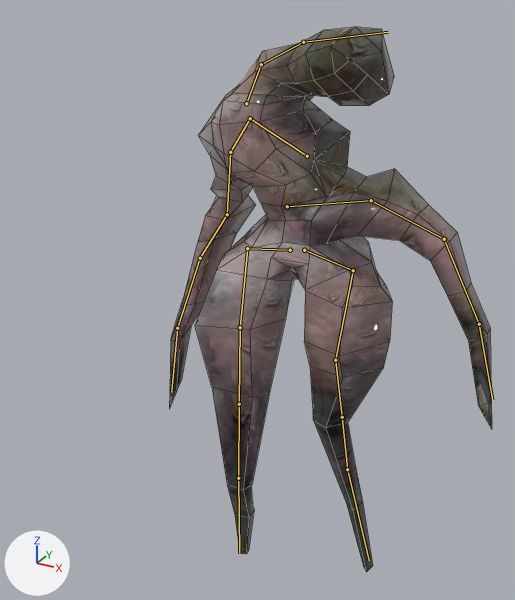
The FBX model Assets/Models/Mold Man.fbx: old version first, new version second.
Before and after are seen from a 50 mm lens placed at (0.728, -1.535, 0.644), pointed at (-0.074, -0.077, -0.085). Arrows for +X, +Y and +Z are at lower left; the lights stay in place. The first picture is the older version. The bones that change, and the others that lie on the model, are drawn over the model as lines. Mesh edges are drawn as thin lines.
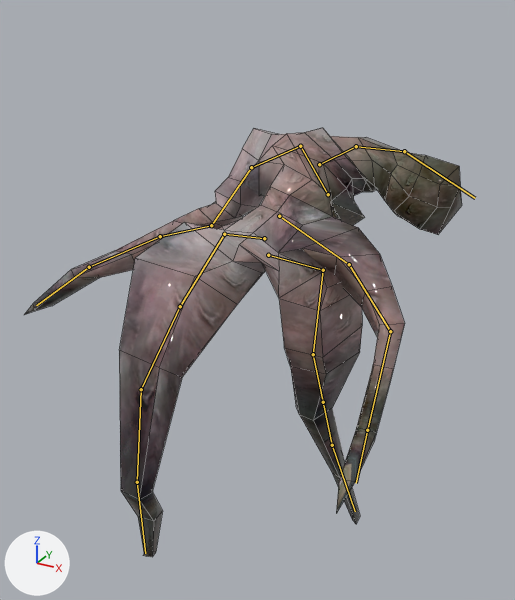
The newer file adds an action. The first version stands in its rest pose; the second is drawn at frame 7 of the action 'Armature|wlakigngingg'.

Where the change shows, as pixel boxes (x1, y1, x2, y2) in the pictures (515 x 600 px):
```json
{"object": "Cube", "change": "posed", "before": [169, 27, 492, 572], "after": [24, 128, 462, 557], "on screen": "35% wider, 21% shorter"}
{"bone": "Bone", "before": "(287, 206) to (371, 200)", "after": "(279, 216) to (349, 264)"}
{"bone": "Bone.001", "before": "(290, 250) to (247, 248)", "after": "(264, 238) to (224, 234)"}
{"bone": "Bone.003", "before": "(247, 248) to (240, 327)", "after": "(224, 234) to (180, 306)"}
{"bone": "Bone.005", "before": "(240, 327) to (239, 404)", "after": "(180, 306) to (141, 389)"}
{"bone": "Bone.012", "before": "(239, 404) to (238, 478)", "after": "(141, 389) to (137, 482)"}
{"bone": "Bone.010", "before": "(238, 478) to (239, 553)", "after": "(137, 482) to (145, 553)"}
{"bone": "Bone.002", "before": "(304, 250) to (353, 270)", "after": "(268, 255) to (323, 270)"}
{"bone": "Bone.013", "before": "(307, 156) to (250, 118)", "after": "(328, 194) to (300, 146)"}
{"bone": "Bone.015", "before": "(230, 152) to (227, 214)", "after": "(251, 167) to (211, 225)"}
{"bone": "Bone.016", "before": "(227, 214) to (200, 258)", "after": "(211, 225) to (160, 236)"}
{"bone": "Bone.019", "before": "(177, 328) to (171, 392)", "after": "(89, 267) to (36, 305)"}
{"bone": "Bone.020", "before": "(246, 103) to (261, 64)", "after": "(319, 164) to (356, 146)"}
{"bone": "Bone.022", "before": "(303, 42) to (388, 32)", "after": "(404, 151) to (475, 198)"}
```

The change, as JSON lines over the scene's bpy script:
```json
{"block": "bone_bone", "where": "bone_bone = bpy.data.objects['Armature'].pose.bones['Bone']"}
{"op": "set", "path": "bone_bone.location", "old": "(0.0, 0.0, 0.0)", "new": "(0.05, -0.06, 0.15)"}
{"op": "set", "path": "bone_bone.rotation_quaternion", "old": "(1.0, 0.0, 0.0, 0.0)", "new": "(0.875, -0.028, -0.353, -0.329)", "note": "degrees (0, 0, 0) -> degrees (14, -40, -46)"}
{"block": "bone_bone_001", "where": "bone_bone_001 = bpy.data.objects['Armature'].pose.bones['Bone.001']"}
{"op": "set", "path": "bone_bone_001.location", "old": "(0.0, 0.0, 0.0)", "new": "(-0.66, -0.07, 0.31)"}
{"op": "set", "path": "bone_bone_001.rotation_quaternion", "old": "(1.0, 0.0, 0.0, 0.0)", "new": "(0.996, 0.012, -0.004, -0.092)", "note": "degrees (0, 0, 0) -> degrees (1, 0, -11)"}
{"block": "bone_bone_003", "where": "bone_bone_003 = bpy.data.objects['Armature'].pose.bones['Bone.003']  # child of 'Bone.001'"}
{"op": "set", "path": "bone_bone_003.rotation_quaternion", "old": "(1.0, 0.0, 0.0, 0.0)", "new": "(0.924, -0.06, 0.024, 0.378)", "note": "degrees (0, 0, 0) -> degrees (-5, 5, 44)"}
{"block": "bone_bone_005", "where": "bone_bone_005 = bpy.data.objects['Armature'].pose.bones['Bone.005']  # child of 'Bone.003'"}
{"op": "set", "path": "bone_bone_005.rotation_quaternion", "old": "(1.0, 0.0, 0.0, 0.0)", "new": "(0.999, 0.016, 0.0, -0.049)", "note": "degrees (0, 0, 0) -> degrees (2, 0, -6)"}
{"block": "bone_bone_012", "where": "bone_bone_012 = bpy.data.objects['Armature'].pose.bones['Bone.012']  # child of 'Bone.005'"}
{"op": "set", "path": "bone_bone_012.rotation_quaternion", "old": "(1.0, 0.0, 0.0, 0.0)", "new": "(0.947, 0.033, -0.034, -0.318)", "note": "degrees (0, 0, 0) -> degrees (5, -2, -37)"}
{"block": "bone_bone_010", "where": "bone_bone_010 = bpy.data.objects['Armature'].pose.bones['Bone.010']  # child of 'Bone.012'"}
{"op": "set", "path": "bone_bone_010.rotation_quaternion", "old": "(1.0, 0.0, 0.0, 0.0)", "new": "(0.998, 0.055, -0.007, -0.034)", "note": "degrees (0, 0, 0) -> degrees (6, -1, -4)"}
{"block": "bone_bone_002", "where": "bone_bone_002 = bpy.data.objects['Armature'].pose.bones['Bone.002']"}
{"op": "set", "path": "bone_bone_002.location", "old": "(0.0, 0.0, 0.0)", "new": "(0.45, -0.19, 0.01)"}
{"op": "set", "path": "bone_bone_002.rotation_quaternion", "old": "(1.0, 0.0, 0.0, 0.0)", "new": "(0.988, -0.002, 0.067, 0.139)", "note": "degrees (0, 0, 0) -> degrees (1, 8, 16)"}
{"block": "bone_bone_013", "where": "bone_bone_013 = bpy.data.objects['Armature'].pose.bones['Bone.013']"}
{"op": "set", "path": "bone_bone_013.location", "old": "(0.0, 0.0, 0.0)", "new": "(-0.3, -0.32, -0.18)"}
{"op": "set", "path": "bone_bone_013.rotation_quaternion", "old": "(1.0, 0.0, 0.0, 0.0)", "new": "(0.876, -0.192, 0.401, -0.19)", "note": "degrees (0, 0, 0) -> degrees (-39, 39, -39)"}
{"block": "bone_bone_015", "where": "bone_bone_015 = bpy.data.objects['Armature'].pose.bones['Bone.015']  # child of 'Bone.014'"}
{"op": "set", "path": "bone_bone_015.rotation_quaternion", "old": "(1.0, 0.0, 0.0, 0.0)", "new": "(0.964, -0.233, -0.094, -0.082)", "note": "degrees (0, 0, 0) -> degrees (-26, -13, -7)"}
{"block": "bone_bone_016", "where": "bone_bone_016 = bpy.data.objects['Armature'].pose.bones['Bone.016']  # child of 'Bone.015'"}
{"op": "set", "path": "bone_bone_016.rotation_quaternion", "old": "(1.0, 0.0, 0.0, 0.0)", "new": "(0.969, 0.218, 0.116, -0.03)", "note": "degrees (0, 0, 0) -> degrees (25, 14, 0)"}
{"block": "bone_bone_019", "where": "bone_bone_019 = bpy.data.objects['Armature'].pose.bones['Bone.019']  # child of 'Bone.017'"}
{"op": "set", "path": "bone_bone_019.rotation_quaternion", "old": "(1.0, 0.0, 0.0, 0.0)", "new": "(0.927, -0.282, 0.052, -0.244)", "note": "degrees (0, 0, 0) -> degrees (-33, -2, -29)"}
{"block": "bone_bone_020", "where": "bone_bone_020 = bpy.data.objects['Armature'].pose.bones['Bone.020']"}
{"op": "set", "path": "bone_bone_020.location", "old": "(0.0, 0.0, 0.0)", "new": "(0.78, -0.39, -0.52)"}
{"op": "set", "path": "bone_bone_020.rotation_quaternion", "old": "(1.0, 0.0, 0.0, 0.0)", "new": "(0.871, -0.429, -0.194, -0.143)", "note": "degrees (0, 0, 0) -> degrees (-51, -27, -5)"}
{"block": "bone_bone_022", "where": "bone_bone_022 = bpy.data.objects['Armature'].pose.bones['Bone.022']  # child of 'Bone.021'"}
{"op": "set", "path": "bone_bone_022.rotation_quaternion", "old": "(1.0, 0.0, 0.0, 0.0)", "new": "(0.979, -0.199, 0.026, -0.039)", "note": "degrees (0, 0, 0) -> degrees (-23, 2, -5)"}
```
